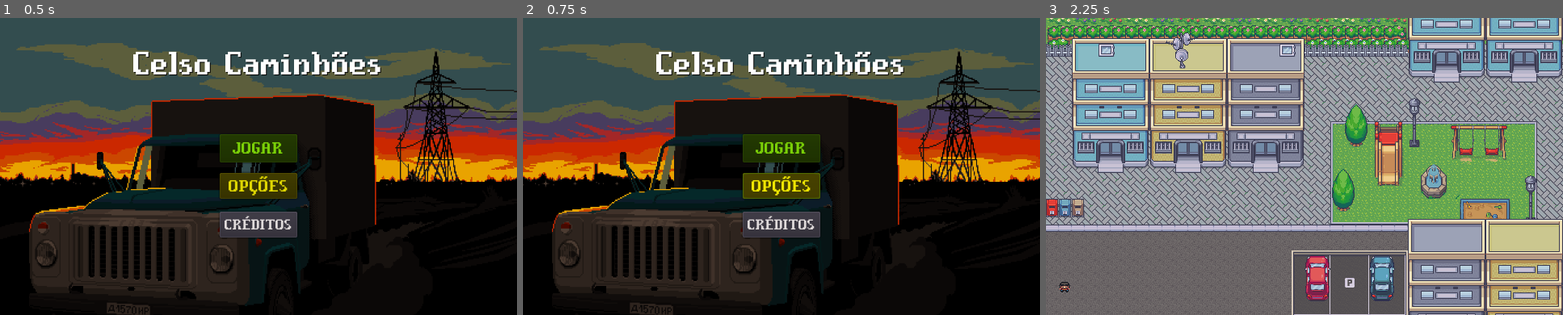
Above: before the commit, frames 1-3 (left to right).
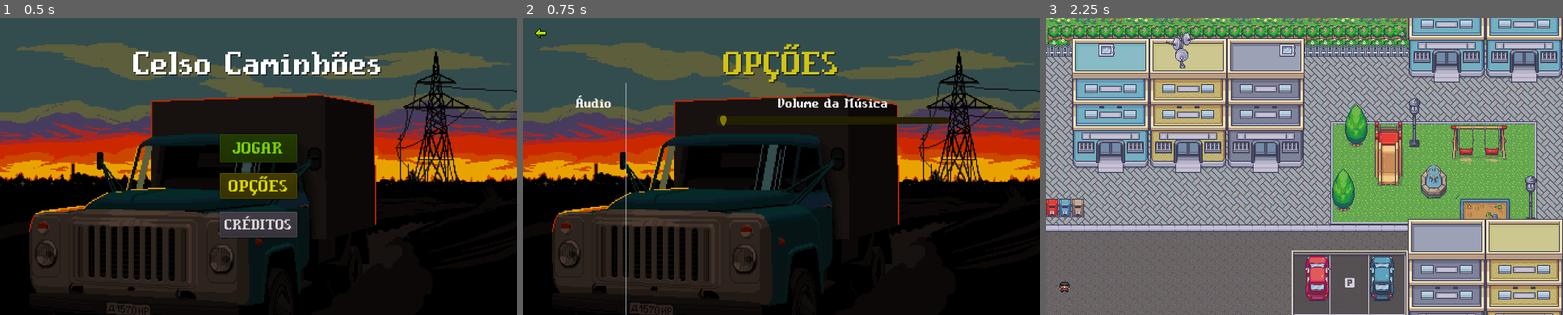
Above: after the commit, the same moments.

Repository: 2023M1T6-Inteli/grupo2
Game: Godot game, scene res://Scenes/MenuInicial.tscn
Two runs of this game, one before a commit and one after it. Both use one fixed random seed, a clock stepped at 60 frames per second and the inputs below.
Inputs (mouse positions are in pixels of both pictures, inside the frame that each line leads up to):
- Up to frame 1 (0.5 s): no input
- Up to frame 2 (0.75 s): click "OPÇÕES" at 0.5 s
- Up to frame 3 (2.25 s): click (1061, 32) at 1.27 s; click "JOGAR" at 2 s

Frame 1 is identical in both runs. In frame 2, 7.6% of the frame differs, in the area x 2-83%, y 3-100%; in frame 3, nothing differs.

Commit message:
feat: direciona para a tela do menu inicial

Diff:
--- a/src/FirstClass/Scripts/MenuInicial.gd
+++ b/src/FirstClass/Scripts/MenuInicial.gd
@@ -8,3 +8,8 @@
 # Direciona para a visão exterior da casa
 func _on_JogarButton_pressed():
 	get_tree().change_scene("res://Scenes/CasaExterior.tscn")
+
+
+# Direciona para o menu de opções
+func _on_ConfigButton_pressed():
+	get_tree().change_scene("res://Scenes/MenuOpcoes.tscn")
